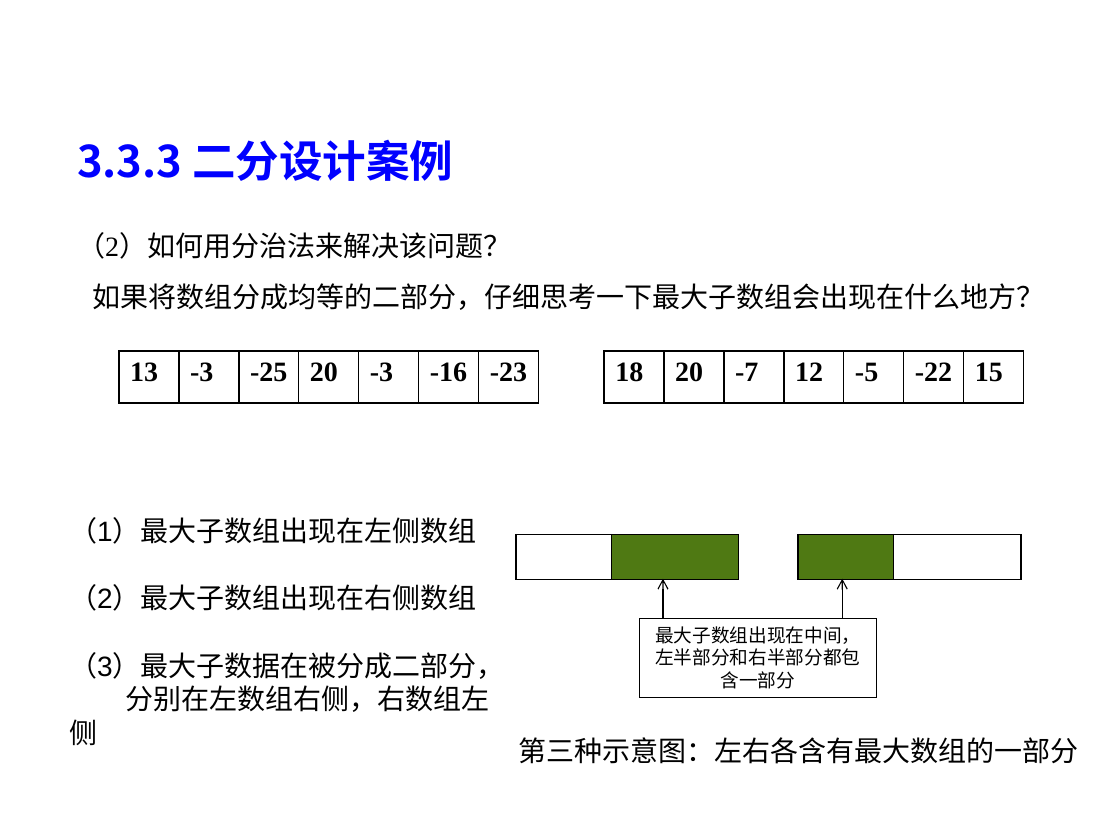
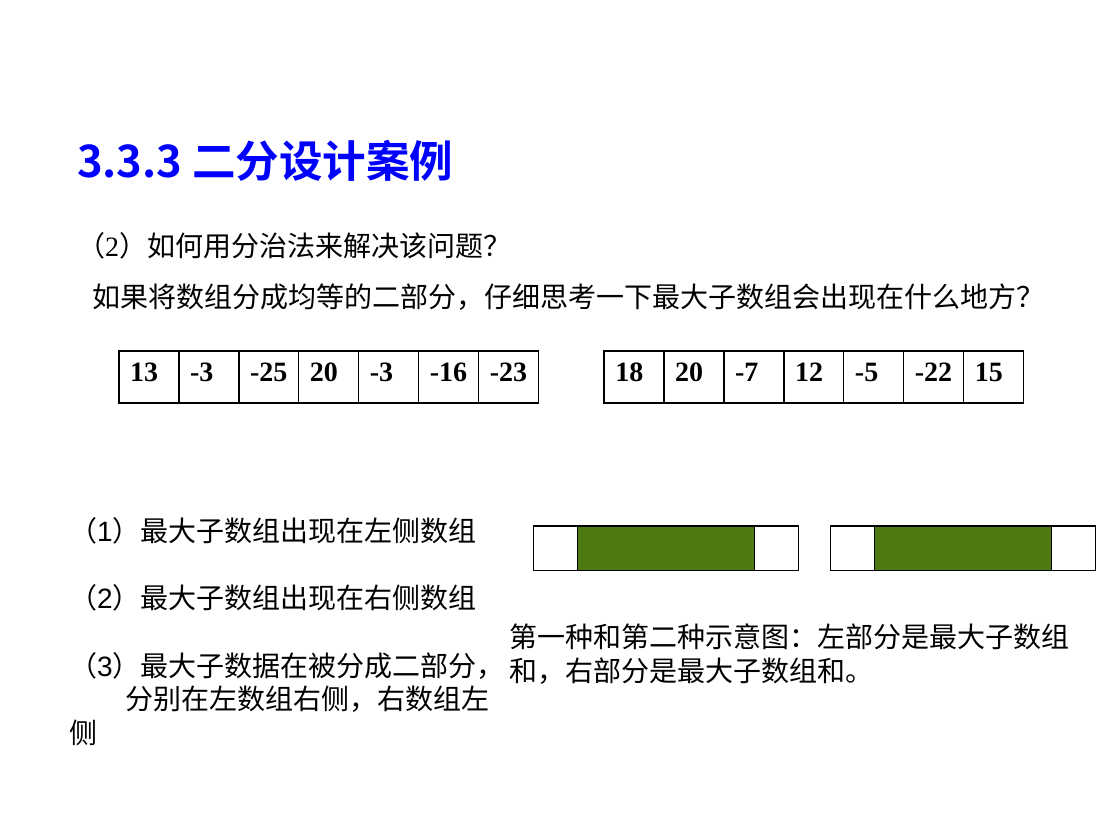
Before and after one commit to liutongling/DP, a slide deck: slide 87 of file/第3章 分治法计.pptx. Drawn at 1120x840 pixels with LibreOffice and Linux fonts; fonts in the diff are those of the drawing; background and template pictures are left out. Boxes give left, top, right and bottom in pixels: in the first picture for what was removed or moved away, otherwise in the second. Text is boxed around its words. In the diff, an @@ line names an element or a change of style, - is before the commit and + after.

```diff
--- a/file/第3章 分治法计.pptx
+++ b/file/第3章 分治法计.pptx
@@ table at [533, 526, 797, 571] @@
+column 3: 
@@ table: place and size @@
-table at [516, 534, 739, 579]
+table at [533, 526, 797, 571]
@@ table at [830, 526, 1094, 571] @@
+column 3: 
@@ table: place and size @@
-table at [799, 534, 1021, 579]
+table at [830, 526, 1094, 571]
@@ arrow removed from (663, 619) to (663, 579) @@
@@ arrow removed from (842, 619) to (842, 579) @@
@@ text at [509, 623, 1069, 684]: text changed @@
-第三种示意图：左右各含有最大数组的一部分
+第一种和第二种示意图：左部分是最大子数组和，右部分是最大子数组和。
@@ rectangle removed at [640, 618, 877, 698] @@
-最大子数组出现在中间，左半部分和右半部分都包含一部分
```
Also in this commit, not shown: 1 other slide changed, 1 slide added, 1 slide removed, 1 other file.
